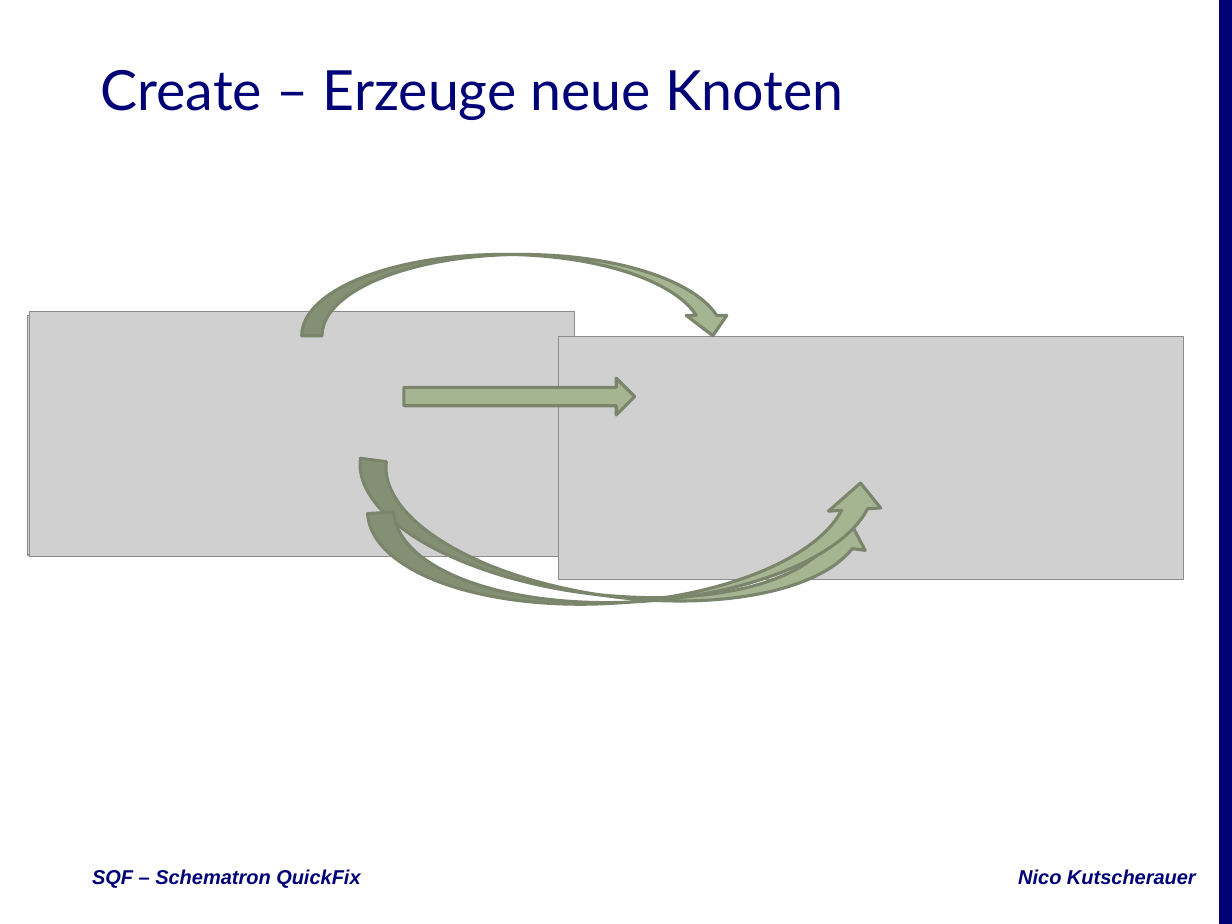
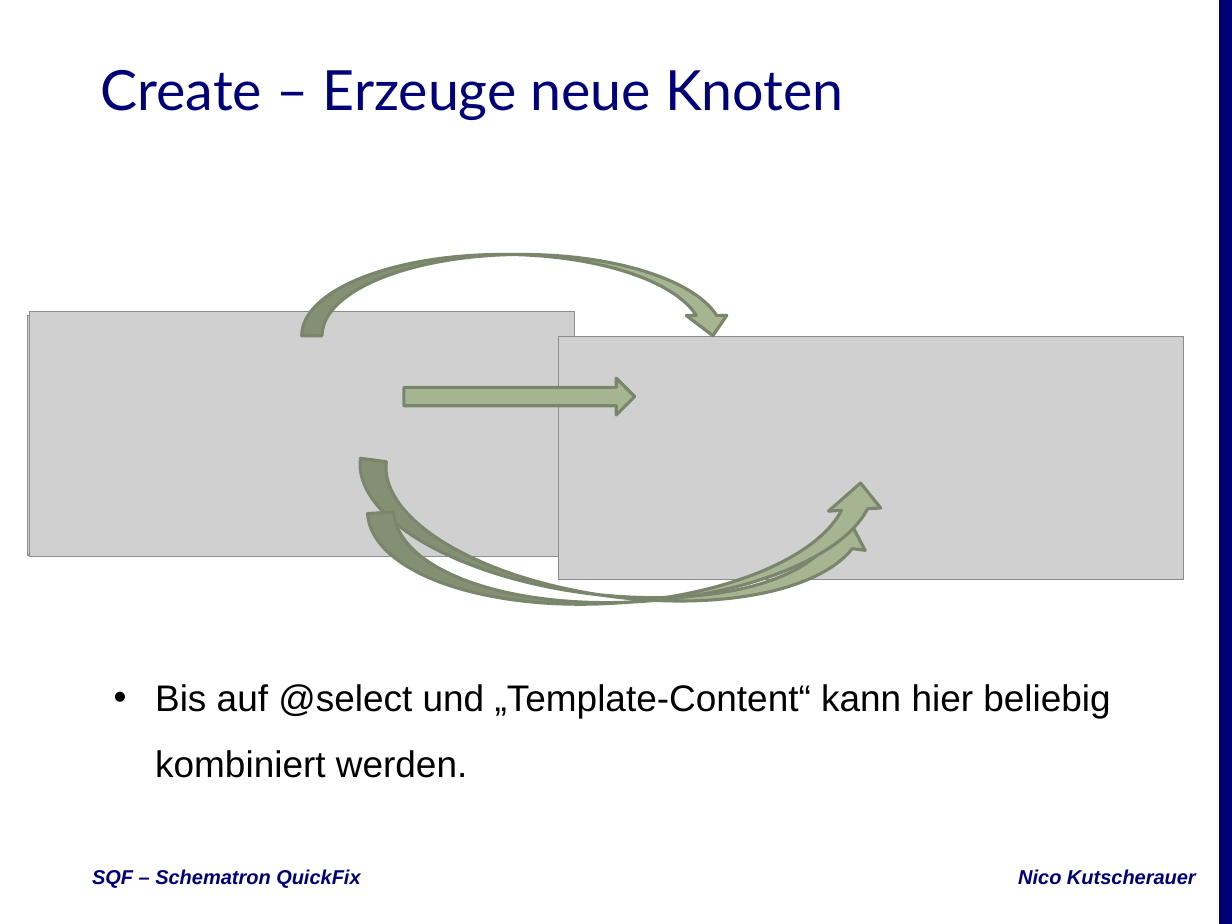
Before and after one commit to nkutsche/SchematronQuickFix-2017-11-17, a slide deck: slide 11 of SQF-Escali.pptx. Drawn at 1232x924 pixels with LibreOffice and Linux fonts; fonts in the diff are those of the drawing; grey boxes stand for pictures; background and template pictures are left out. Boxes give left, top, right and bottom in pixels: in the first picture for what was removed or moved away, otherwise in the second. Text is boxed around its words. In the diff, an @@ line names an element or a change of style, - is before the commit and + after.

```diff
--- a/SQF-Escali.pptx
+++ b/SQF-Escali.pptx
@@ subtitle added at bbox=[155, 684, 1110, 778], 24 pt, text #000000 @@
+• Bis auf @select und „Template-Content“ kann hier beliebig kombiniert werden.
```
Also in this commit, not shown: 5 other slides changed.
